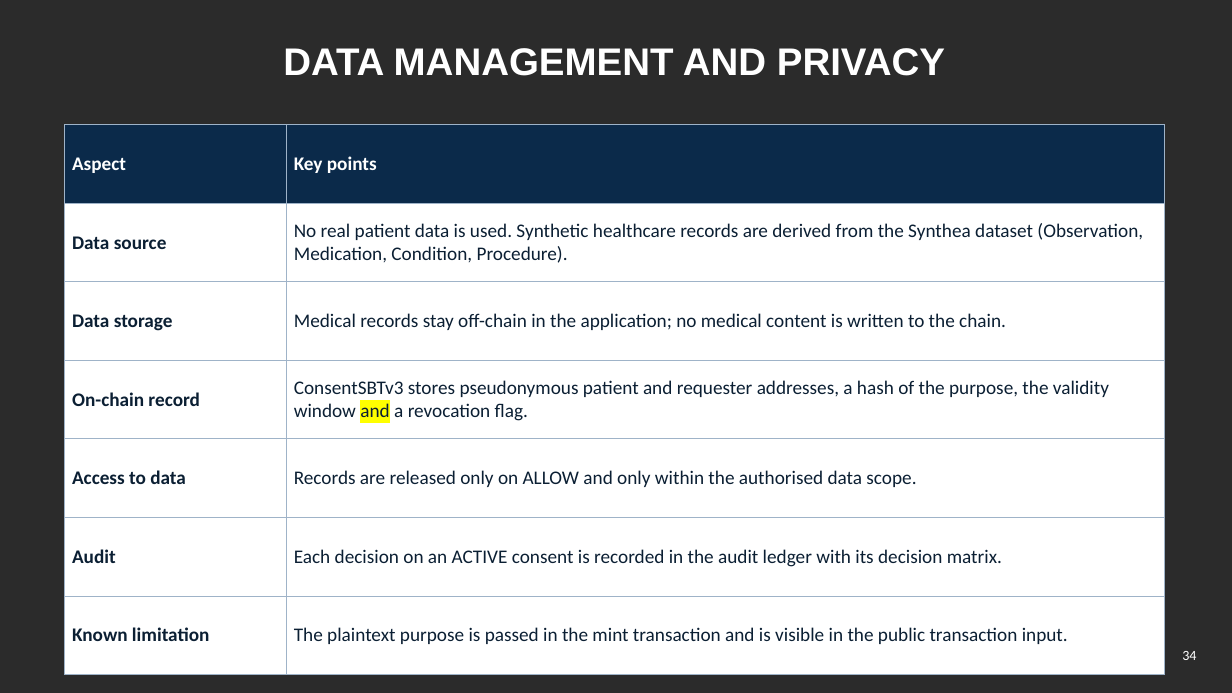
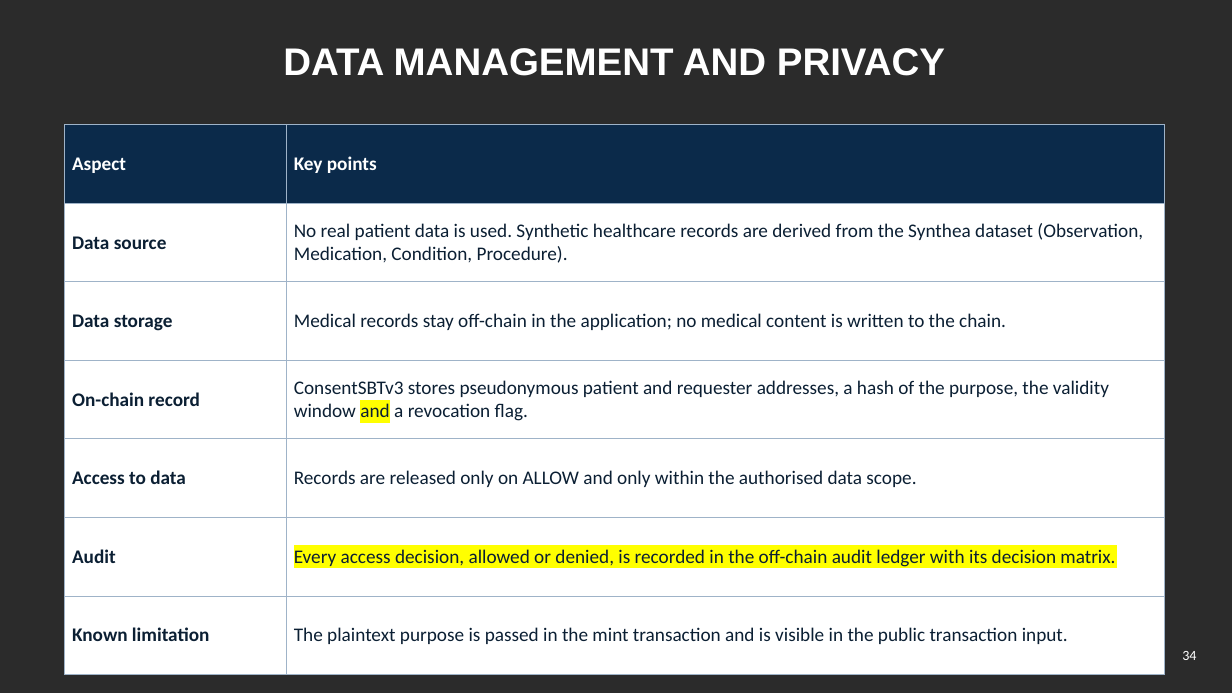
Before and after one commit to yasir12345678900/HealthRWA-Sepolia-Personal-try, a slide deck: slide 34 of docs/Yasir_CA2_Reassessment_Slides_YELLOW_changes.pptx. Drawn at 1232x693 pixels with LibreOffice and Linux fonts; fonts in the diff are those of the drawing; background and template pictures are left out; a plain dark background stands for a picture behind light text. Boxes give left, top, right and bottom in pixels: in the first picture for what was removed or moved away, otherwise in the second. Text is boxed around its words. In the diff, an @@ line names an element or a change of style, - is before the commit and + after.

```diff
--- a/docs/Yasir_CA2_Reassessment_Slides_YELLOW_changes.pptx
+++ b/docs/Yasir_CA2_Reassessment_Slides_YELLOW_changes.pptx
@@ table at [65, 125, 1165, 648] @@
-row 6, column 2: Each decision on an ACTIVE consent is recorded in the audit ledger with its decision matrix.
+row 6, column 2: Every access decision, allowed or denied, is recorded in the off-chain audit ledger with its decision matrix.
```
Also in this commit, not shown: 4 other slides changed, 3 other files.
